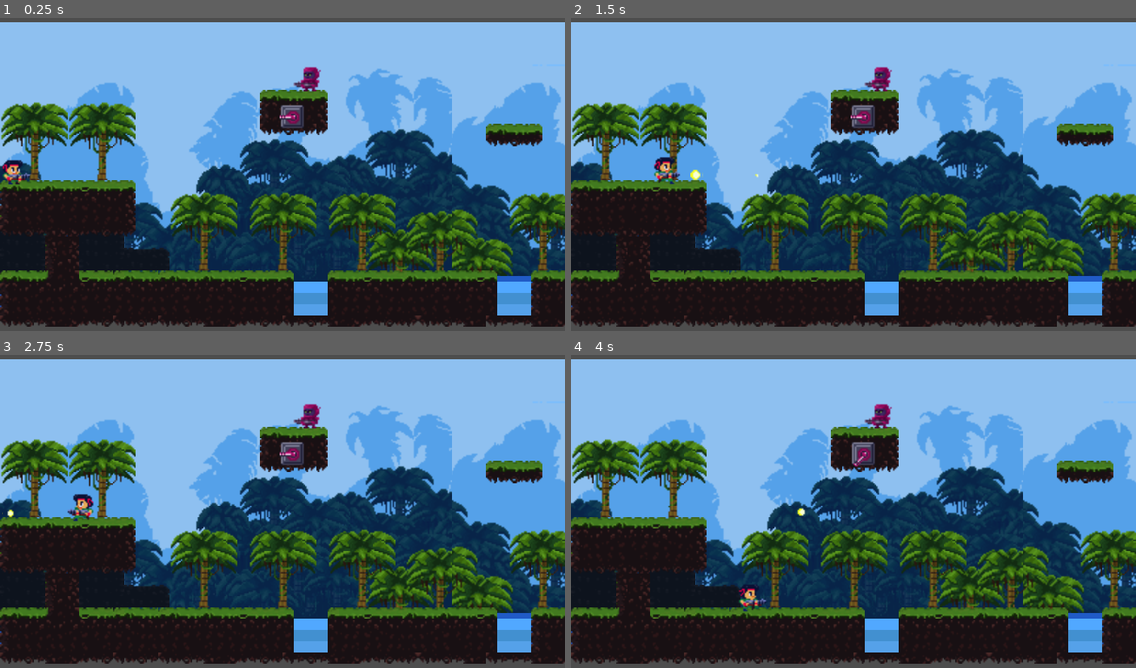
Above: before the commit, frames 1-4 (two rows, left to right).
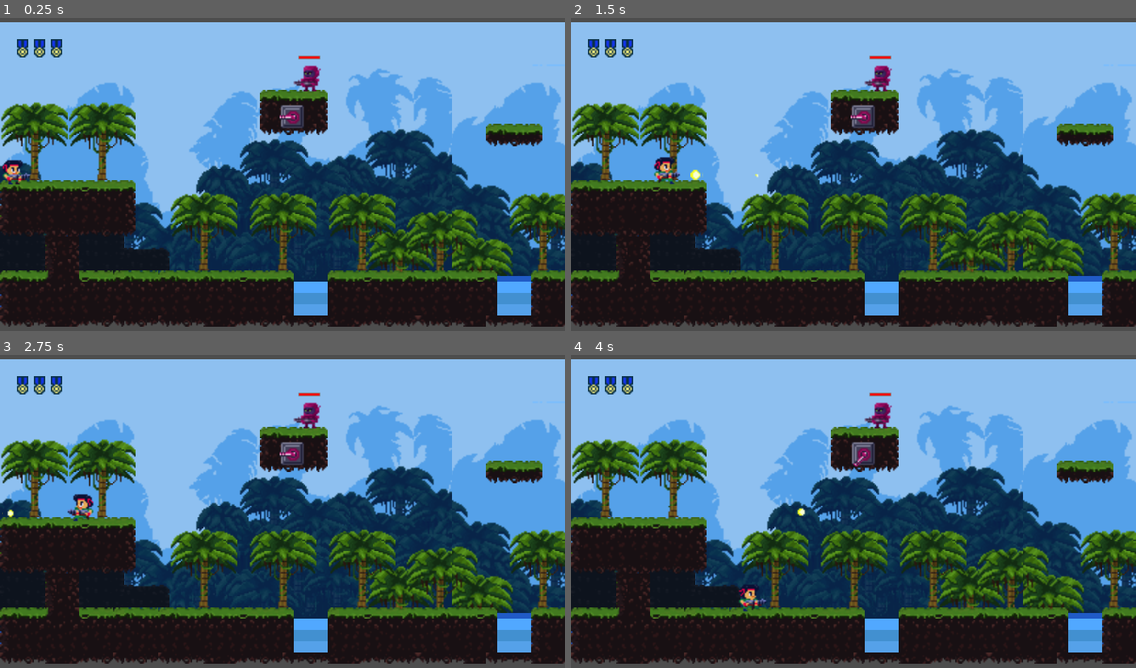
Above: after the commit, the same moments.

Repository: YugeCse/first-blood
Game: Godot game, scene res://scenes/tscns/main_scene.tscn
The game is run twice, just before and just after one commit, with the same random seed, the same clock (stepped at 60 frames per second) and the same inputs.
Inputs:
- Up to frame 1 (0.25 s): no input
- Up to frame 2 (1.5 s): hold Right (ui_right) from 0.53 s (still down); tap K (ui_shoot) at 0.6, 1.35 s
- Up to frame 3 (2.75 s): release Right (ui_right) at 2.03 s; hold Left (ui_left) from 2.03 s (still down); tap K (ui_shoot) at 2.1 s
- Up to frame 4 (4 s): release Left (ui_left) at 2.78 s; hold Right (ui_right) from 2.78 s (still down); tap K (ui_shoot) at 2.85, 3.6 s

The runs differ from the first frame. In frame 1, 0.6% of the frame differs, in the area x 3-57%, y 6-23%; in frame 2, 0.6%; in frame 3, 0.6%; in frame 4, 0.6%.

Commit message:
#更新细节-敌人增加监视玩家

Diff:
--- a/autoloads/enemy_state.gd
+++ b/autoloads/enemy_state.gd
@@ -2,7 +2,12 @@
 
 ## 行为
 enum Action {
+	## 禁止
 	idle,
+	## 巡逻
 	potral,
+	## 追击
+	chase,
+	## 死亡
 	dead
 }
--- a/autoloads/global_configs.gd
+++ b/autoloads/global_configs.gd
@@ -5,3 +5,17 @@
 
 ## 设计地图高度：210px
 const DESIGN_MAP_HEIGHT = 210.0
+
+
+
+## 玩家生命数
+var player_life_count: int = 3
+
+## 玩家上次在地面上的坐标数据
+var player_last_floor_position: Vector2
+
+## 玩家得分
+var player_score: float = 0.0
+
+## 玩家道具背包
+var player_props: Array = []
--- a/scenes/tscns/main_scene.tscn
+++ b/scenes/tscns/main_scene.tscn
@@ -1,9 +1,10 @@
-[gd_scene load_steps=31 format=4 uid="uid://ch2wthxe3euso"]
+[gd_scene load_steps=32 format=4 uid="uid://ch2wthxe3euso"]
 
 [ext_resource type="Script" uid="uid://bgsml851ggl8l" path="res://scenes/scripts/main_scene.gd" id="1_iqqi7"]
 [ext_resource type="Texture2D" uid="uid://blio11u6qg3js" path="res://assets/tileset.png" id="2_ajs4e"]
 [ext_resource type="Texture2D" uid="uid://ybn66p51l2q7" path="res://assets/titlescreen/main_title_bg.png" id="2_hdif8"]
 [ext_resource type="PackedScene" uid="uid://bu0oiv8b0bb31" path="res://sprites/tscns/player.tscn" id="3_aqrb5"]
+[ext_resource type="Texture2D" uid="uid://ctmfm7yj0fdsm" path="res://assets/ui/ui_medal_life.png" id="3_hktbw"]
 [ext_resource type="Texture2D" uid="uid://dmwgrxb6tv01p" path="res://assets/background/jungle_tree1.png" id="4_ehh3e"]
 [ext_resource type="Texture2D" uid="uid://b2u7p3yhhu4qj" path="res://assets/background/jungle_bg_trees.png" id="4_ti3i2"]
 [ext_resource type="Texture2D" uid="uid://bssm3lvacmqq2" path="res://assets/background/clouds1.png" id="5_py70p"]
@@ -2312,6 +2313,28 @@
 texture = ExtResource("2_hdif8")
 
 [node name="HUDContainer" type="CanvasLayer" parent="Camera2D"]
+follow_viewport_enabled = true
+
+[node name="PlayerLifeContainer" type="HBoxContainer" parent="Camera2D/HUDContainer"]
+offset_left = 12.0
+offset_top = 12.0
+offset_right = 44.0
+offset_bottom = 27.0
+
+[node name="TextureRect" type="TextureRect" parent="Camera2D/HUDContainer/PlayerLifeContainer"]
+layout_mode = 2
+texture = ExtResource("3_hktbw")
+stretch_mode = 4
+
+[node name="TextureRect2" type="TextureRect" parent="Camera2D/HUDContainer/PlayerLifeContainer"]
+layout_mode = 2
+texture = ExtResource("3_hktbw")
+stretch_mode = 4
+
+[node name="TextureRect3" type="TextureRect" parent="Camera2D/HUDContainer/PlayerLifeContainer"]
+layout_mode = 2
+texture = ExtResource("3_hktbw")
+stretch_mode = 4
 
 [node name="MapContainer" type="Node" parent="Camera2D"]
 
--- /dev/null
+++ b/scenes/tscns/unit_test_scene.tscn
@@ -0,0 +1,16 @@
+[gd_scene load_steps=4 format=3 uid="uid://dgkelgmd78yuo"]
+
+[ext_resource type="PackedScene" uid="uid://cm6tulftvh8w7" path="res://sprites/tscns/enemy.tscn" id="1_eoldt"]
+[ext_resource type="PackedScene" uid="uid://bu0oiv8b0bb31" path="res://sprites/tscns/player.tscn" id="2_b2bbi"]
+[ext_resource type="PackedScene" uid="uid://bxbxxvkyn1qiw" path="res://sprites/tscns/turret.tscn" id="3_l3rtl"]
+
+[node name="UnitTestScene" type="Node2D"]
+
+[node name="Player" parent="." instance=ExtResource("2_b2bbi")]
+position = Vector2(391, 279)
+
+[node name="Turret" parent="." instance=ExtResource("3_l3rtl")]
+position = Vector2(691, 119)
+
+[node name="Enemy" parent="." instance=ExtResource("1_eoldt")]
+position = Vector2(331, 14)
--- a/sprites/scripts/enemy.gd
+++ b/sprites/scripts/enemy.gd
@@ -1,8 +1,21 @@
 ## 敌人组件
+@tool
 class_name Enemy extends CharacterBody2D
 
+## 当前行为
 @export
 var action = EnemyState.Action.idle
+
+## 血量
+@export_range(0, 1000)
+var life_blood: float = 200.0
+
+## 最大血量
+@export_range(0, 1000)
+var life_blood_max: float = 200.0
+
+## 被监视的玩家
+var spy_player: Player
 
 @export
 var sprite: AnimatedSprite2D
@@ -11,11 +24,58 @@
 var collision_shape: CollisionShape2D
 
 func _ready() -> void:
+	if life_blood_max < life_blood:
+		life_blood_max = life_blood
+	if life_blood_max < 0.0:
+		life_blood_max = 100.0
 	sprite.play("idle") #显示静止状态
 	sprite.flip_h = true #朝玩家方向
+	_draw_life_blood_in_edit_mode()
+
+func _enter_tree() -> void:
+	_draw_life_blood_in_edit_mode()
 
 func _physics_process(delta: float) -> void:
 	_detect_position_clamp() #检测坐标越界处理
+	_draw_life_blood_in_edit_mode()
+	if action == EnemyState.Action.potral: #巡逻
+		potral() #执行巡逻
+	elif action == EnemyState.Action.chase and spy_player: #追击玩家
+		chase() #执行追击
+
+## 执行巡逻， 沿着一定的区域范围进行行走
+func potral():
+	pass
+
+## 执行追击，这个过程会执行射击
+func chase():
+	var angle = global_position\
+		.angle_to(spy_player.global_position)
+	if angle > 0:
+		print('玩家在他的左边')
+	else:
+		print('玩家在他的右边')
+
+## 执行射击
+func shoot():
+	pass
+
+## 受到伤害
+## [br]
+## - crack: 受到的伤害点数
+func hurt(crack: float):
+	var diff = life_blood - crack
+	if diff <= 0.0:
+		life_blood = 0.0
+	if life_blood <= 0.0:
+		destory() #敌人被毁坏
+
+## 敌人被毁坏
+func destory():
+	action = EnemyState.Action.dead
+	collision_shape.disabled = true
+	sprite.play('dead')
+	sprite.animation_finished.connect(queue_free)
 
 ## 获取碰撞区域矩形大小(相对于全局坐标而言)
 func _get_collision_rect()->Rect2:
@@ -33,3 +93,30 @@
 		global_position.x > max_x or\
 		global_position.y > max_y:
 		queue_free() #丛节点中删除这个敌人
+
+## 绘制血条图形
+func _draw() -> void:
+	if action == EnemyState.Action.dead:
+		return #如果已经死亡，不再绘制血条
+	var size = _get_collision_rect().size
+	var blood_width = 15.0
+	var draw_position = Vector2(-7.5, -size.y/2.0)
+	var life_percent = life_blood / life_blood_max
+	draw_rect(Rect2(draw_position, Vector2(blood_width *  life_percent, 2.0)), Color.RED)
+	draw_rect(Rect2(draw_position, Vector2(blood_width, 2.0)), Color.WEB_GRAY, false, 0.5)
+
+## 在编辑模式中绘制血条请求
+func _draw_life_blood_in_edit_mode():
+	if Engine.is_editor_hint(): queue_redraw()
+
+func _on_detector_area_2d_area_entered(area: Area2D) -> void:
+	var parent = area.get_parent()
+	if parent is Player:
+		spy_player = parent as Player
+		print('玩家进入敌人{}监视范围'.format([name]))
+
+func _on_detector_area_2d_area_exited(area: Area2D) -> void:
+	var parent = area.get_parent()
+	if parent is Player and parent == spy_player:
+		spy_player = null
+		print('玩家离开敌人{}监视范围'.format([name]))
--- a/sprites/scripts/player_bullet.gd
+++ b/sprites/scripts/player_bullet.gd
@@ -30,5 +30,9 @@
 	collider = collider.get_collider()
 	if collider is Turret:
 		collider.destroy()
+	elif collider is Enemy:
+		if is_strong_fire:
+			collider.hurt(randf_range(20.0, 60.0))
+		else: collider.hurt(randf_range(10.0, 40.0))
 	queue_free() #发生碰撞，需要删除
 	print('玩家子弹与其他发生了碰撞💥')
--- a/sprites/scripts/turret.gd
+++ b/sprites/scripts/turret.gd
@@ -68,10 +68,10 @@
 	var angle_radians = deg_to_rad(degress)
 	# 使用 cos/sin 得到方向向量
 	var dir = Vector2.from_angle(angle_radians)
+	var offset = dir.normalized() * 15.0
 	var bullet = bullet_resource.instantiate() as EnemyBullet
-	var offset = Vector2.ZERO
 	bullet.direction = dir
-	bullet.global_position = global_position + dir.normalized() * 15.0
+	bullet.global_position = global_position + offset
 	get_tree().current_scene.add_child_to_camera(bullet)
 
 ## 被损坏
--- a/sprites/tscns/enemy.tscn
+++ b/sprites/tscns/enemy.tscn
@@ -195,7 +195,7 @@
 }]
 
 [sub_resource type="CircleShape2D" id="CircleShape2D_ha57j"]
-radius = 200.0
+radius = 160.0
 
 [node name="Enemy" type="CharacterBody2D" node_paths=PackedStringArray("sprite", "collision_shape") groups=["Enemy"]]
 collision_layer = 8
@@ -211,11 +211,16 @@
 sprite_frames = SubResource("SpriteFrames_vnllh")
 animation = &"idle"
 autoplay = "idle"
+frame_progress = 0.8781196
 flip_h = true
 
 [node name="DetectorArea2D" type="Area2D" parent="."]
+collision_layer = 8
 
 [node name="CollisionShape2D" type="CollisionShape2D" parent="DetectorArea2D"]
 shape = SubResource("CircleShape2D_ha57j")
 
 [node name="MoveTimer" type="Timer" parent="."]
+
+[connection signal="area_entered" from="DetectorArea2D" to="." method="_on_detector_area_2d_area_entered"]
+[connection signal="area_exited" from="DetectorArea2D" to="." method="_on_detector_area_2d_area_exited"]
--- a/sprites/tscns/player.tscn
+++ b/sprites/tscns/player.tscn
@@ -244,7 +244,7 @@
 
 [node name="AnimatedSprite" type="AnimatedSprite2D" parent="."]
 sprite_frames = SubResource("SpriteFrames_iofu1")
-animation = &"run"
+animation = &"idle"
 autoplay = "idle"
 
 [node name="CollisionShape" type="CollisionShape2D" parent="."]
--- a/sprites/tscns/turret.tscn
+++ b/sprites/tscns/turret.tscn
@@ -140,7 +140,7 @@
 size = Vector2(18, 18)
 
 [sub_resource type="CircleShape2D" id="CircleShape2D_qyvr6"]
-radius = 300.0
+radius = 200.0
 
 [node name="Turret" type="StaticBody2D" groups=["Enemy"]]
 collision_layer = 4
@@ -149,7 +149,7 @@
 
 [node name="Sprite2D" type="AnimatedSprite2D" parent="."]
 sprite_frames = SubResource("SpriteFrames_44tbv")
-animation = &"dead"
+animation = &"left"
 autoplay = "left"
 
 [node name="CollisionShape2D" type="CollisionShape2D" parent="."]
